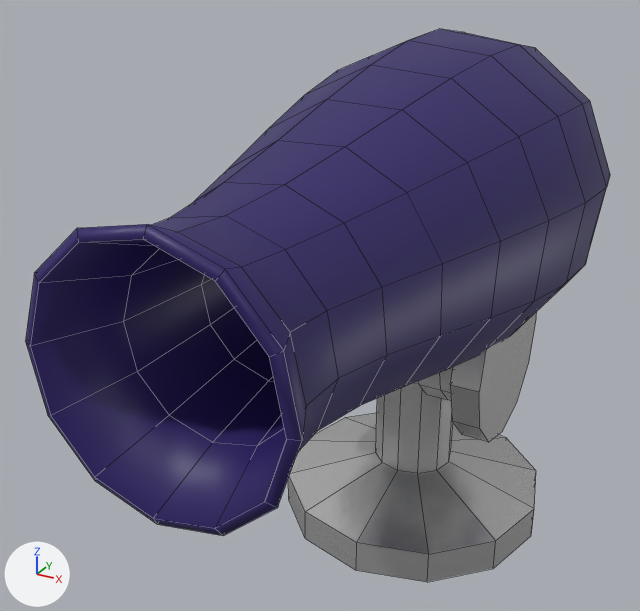
The Blender file Assets/Entities/Canon/Cannon Model.blend: old version first, new version second.
Camera for both pictures: a camera (50 mm lens) standing at (0.632, -1.583, 1.224) and looking at (-0.106, -0.242, 0.553). The axes (+X, +Y, +Z) are drawn at lower left. The lights are the same throughout. Mesh edges are drawn as thin lines.

The older version as bpy lines, for what is in view:
```python
me_beziercurve = bpy.data.meshes.new('BezierCurve')
me_beziercurve.from_pydata(...)  # 290 vertices, 300 faces, 1 loose edge; spans x -0.56..0.56, y -0.06..1.06, z -0.8..1.53
me_beziercurve.polygons.foreach_set('use_smooth', [True] * 300)
me_beziercurve.materials.append(mat_cannon)  # dark blue #2f2169
me_circle = bpy.data.meshes.new('Circle')
me_circle.from_pydata(...)  # 48 vertices, 36 faces; spans x -0.5..0.5, y 0.0..0.723, z -0.5..0.5
me_circle.materials.append(mat_cannon_base)  # light grey #d5d5d5
me_circle_001 = bpy.data.meshes.new('Circle.001')
me_circle_001.from_pydata(...)  # 132 vertices, 124 faces; spans x -0.35..0.35, y -0.328..0.328, z -0.328..0.328
me_circle_001.materials.append(mat_cannon_base)  # light grey #d5d5d5
ob_cannon_base = bpy.data.objects.new('Cannon Base', me_circle)
ob_cannon_base.location = (0.0, 0.0, 0.0)
ob_cannon_base.rotation_euler = (1.571, 0.0, 0.0)  # degrees (90, 0, 0)
ob_cannon_base.scale = (0.562, 0.562, 0.562)
ob_cannon_pipe = bpy.data.objects.new('Cannon Pipe', me_beziercurve)
ob_cannon_pipe.parent = ob_cannon_shaft
ob_cannon_pipe.matrix_parent_inverse = Matrix(((1.778, 0.0, 0.0, 0.0), (0.0, 0.0, 1.778, -0.75), (0.0, -1.778, 0.0, 0.0), (0.0, 0.0, 0.0, 1.0)))
ob_cannon_pipe.location = (0.0, 0.0, 0.422)
ob_cannon_pipe.rotation_euler = (1.571, 0.0, 0.0)  # degrees (90, 0, 0)
ob_cannon_pipe.scale = (0.562, 0.562, 0.562)
ob_cannon_shaft = bpy.data.objects.new('Cannon Shaft', me_circle_001)
ob_cannon_shaft.location = (0.0, 0.0, 0.422)
ob_cannon_shaft.rotation_euler = (1.571, 0.0, 0.0)  # degrees (90, 0, 0)
ob_cannon_shaft.scale = (0.562, 0.562, 0.562)
```
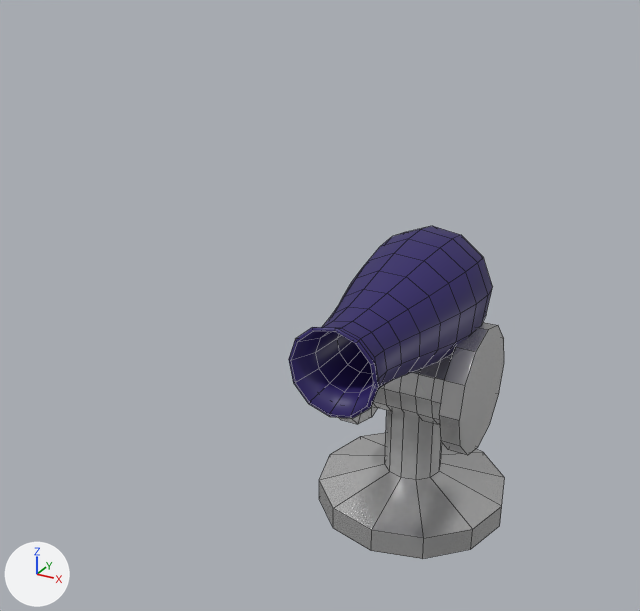
Where the newer file only moved an object's origin or applied its transform, the numbers keep the older frame.

Boxes [x1, y1, x2, y2] around the edits, measured in the pictures (640 x 611 px):
'Cannon Pipe', mesh rescaled, reshaped (65% narrower, 62% shorter)
    before: [25, 29, 610, 536]
    after: [289, 226, 493, 418]
'Cannon Base', rescaled (25% narrower, 24% shorter)
    before: [288, 386, 536, 582]
    after: [319, 411, 504, 559]
'Cannon Shaft', mesh moved, rescaled
    before: [407, 312, 537, 442]
    after: [340, 322, 504, 455]

Edits to the bpy script that builds the scene:
```text
Change me_beziercurve:
    where me_beziercurve.from_pydata(...)  # 290 vertices, 300 faces, 1 loose edge; spans x -0.56..0.56, y -0.06..1.06, z -0.8..1.53
    used by ob_cannon_pipe; parent = ob_cannon_shaft; location = (0.0, 0.0, 0.422); rotation_euler = (1.571, 0.0, 0.0), in degrees (90, 0, 0); scale = (0.562, 0.562, 0.562)
    me_beziercurve part 1: the whole mesh is scaled about its middle by 0.563, then moved by (0.0, -0.3, -0.09)
Change me_circle_001:
    where me_circle_001.from_pydata(...)  # 132 vertices, 124 faces; spans x -0.35..0.35, y -0.328..0.328, z -0.328..0.328
    used by ob_cannon_shaft; location = (0.0, 0.0, 0.422); rotation_euler = (1.571, 0.0, 0.0), in degrees (90, 0, 0); scale = (0.562, 0.562, 0.562)
    me_circle_001 part 2: the whole mesh is moved by (0.0, -0.237, 0.0)
Change ob_cannon_base:
    ob_cannon_base.scale: (0.562, 0.562, 0.562) -> (0.422, 0.422, 0.422)
Change ob_cannon_shaft:
    ob_cannon_shaft.scale: (0.562, 0.562, 0.562) -> (0.422, 0.422, 0.422)
```
